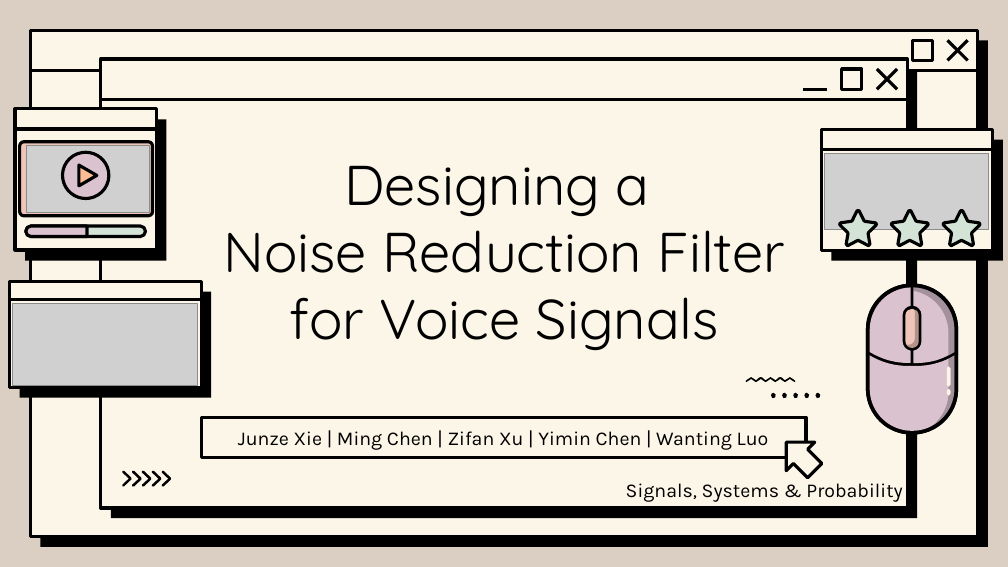
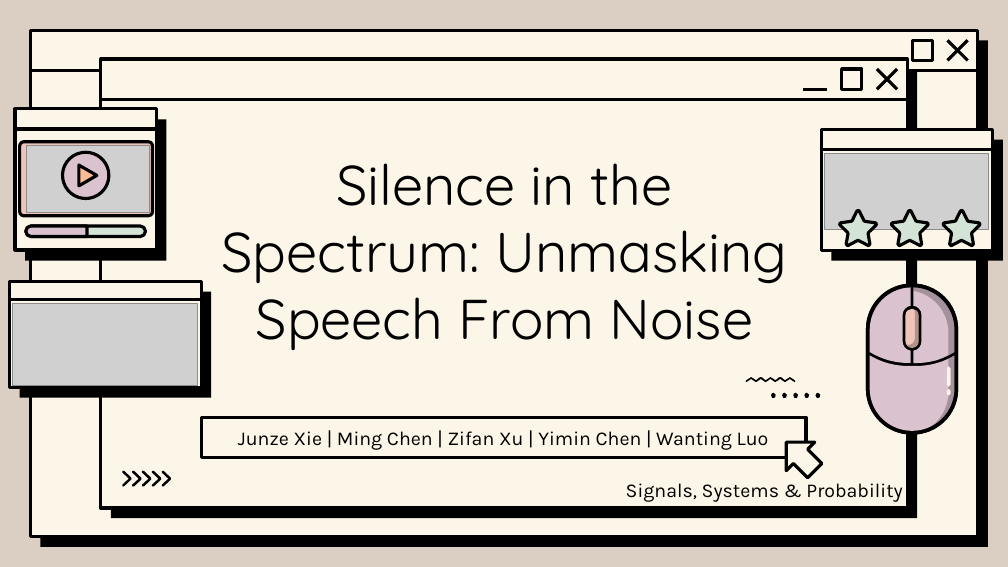
Before and after one commit to Xiejz959/2026-Signal-System-Pres, a slide deck: slide 1 of Slide/Slide_draft_4.0.pptx. Drawn at 1008x567 pixels with LibreOffice and Linux fonts; fonts in the diff are those of the drawing; grey boxes stand for pictures; background and template pictures are left out. Boxes give left, top, right and bottom in pixels: in the first picture for what was removed or moved away, otherwise in the second. Text is boxed around its words. In the diff, an @@ line names an element or a change of style, - is before the commit and + after.

```diff
--- a/Slide/Slide_draft_4.0.pptx
+++ b/Slide/Slide_draft_4.0.pptx
@@ title at box(221, 163, 787, 350): text changed @@
-Designing a
-Noise Reduction Filter for Voice Signals
+Silence in the Spectrum: Unmasking Speech From Noise
```
Also in this commit, not shown: 13 other slides changed, 1 slide added, 2 slides removed, 5 other files.
